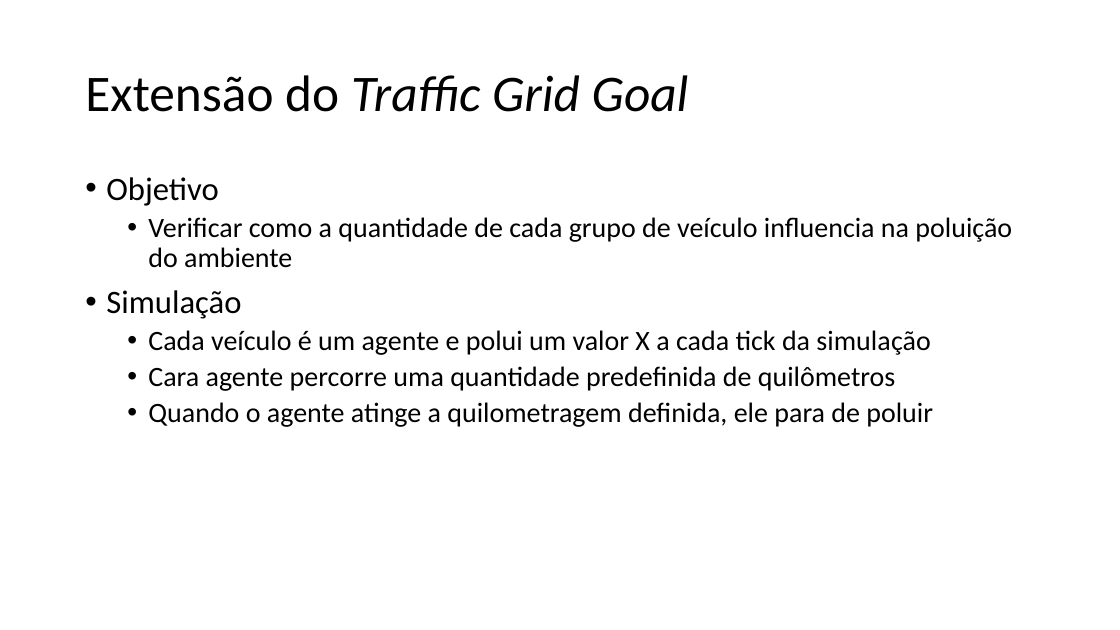
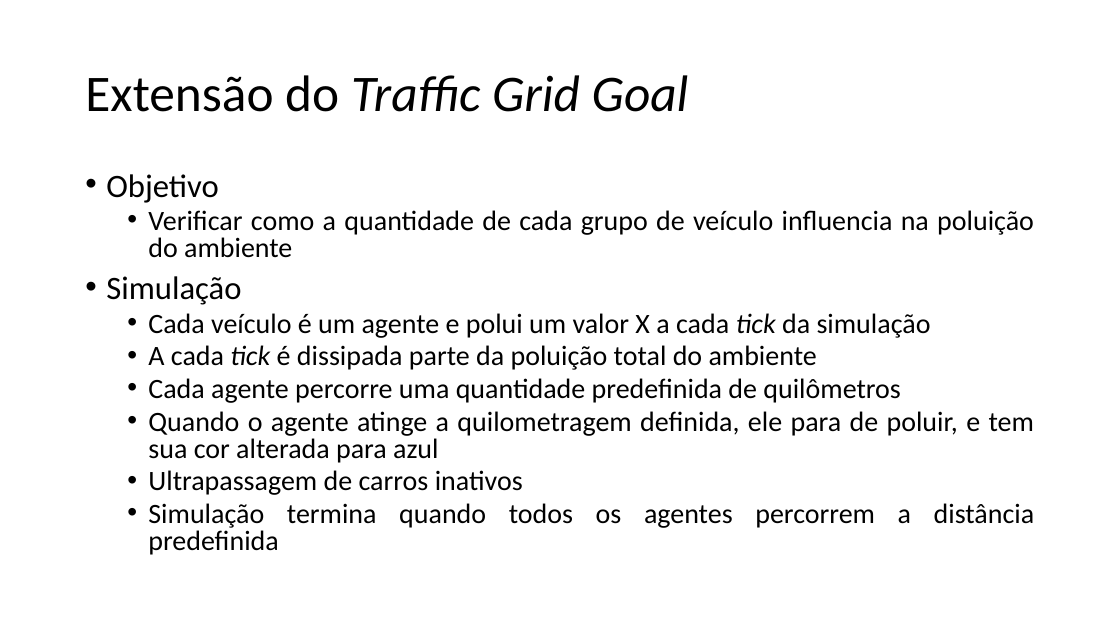
Before and after one commit to rejunges/SimulacaoSocial, a slide deck: slide 3 of Trabalho Netlogo.pptx. Drawn at 1120x630 pixels with LibreOffice and Linux fonts; fonts in the diff are those of the drawing. Boxes give left, top, right and bottom in pixels: in the first picture for what was removed or moved away, otherwise in the second. Text is boxed around its words. In the diff, an @@ line names an element or a change of style, - is before the commit and + after.

```diff
--- a/Trabalho Netlogo.pptx
+++ b/Trabalho Netlogo.pptx
@@ text at <box>106,174,1034,338</box>: italic on in "tick"; alignment left to justified; line spacing 0.9 to 0.8 @@
@@ text at <box>148,345,1035,555</box>: text changed @@
-  • Cara agente percorre uma quantidade predefinida de quilômetros
-  • Quando o agente atinge a quilometragem definida, ele para de poluir
+  • A cada tick é dissipada parte da poluição total do ambiente
+  • Cada agente percorre uma quantidade predefinida de quilômetros
+  • Quando o agente atinge a quilometragem definida, ele para de poluir, e tem sua cor alterada para azul
+  • Ultrapassagem de carros inativos
+  • Simulação termina quando todos os agentes percorrem a distância predefinida
```
Also in this commit, not shown: 3 other slides changed, 8 slides added, 1 other file.
